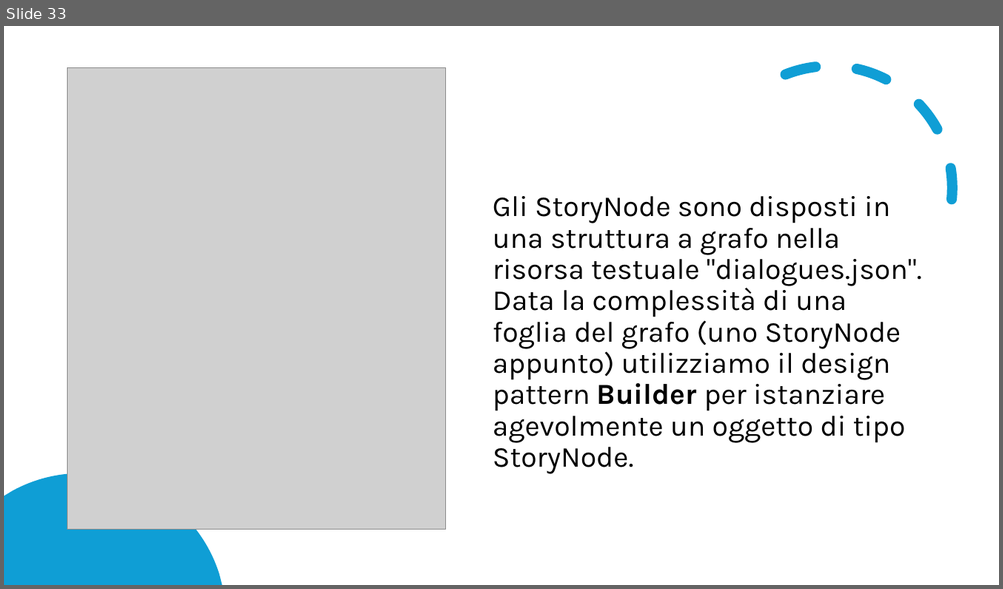
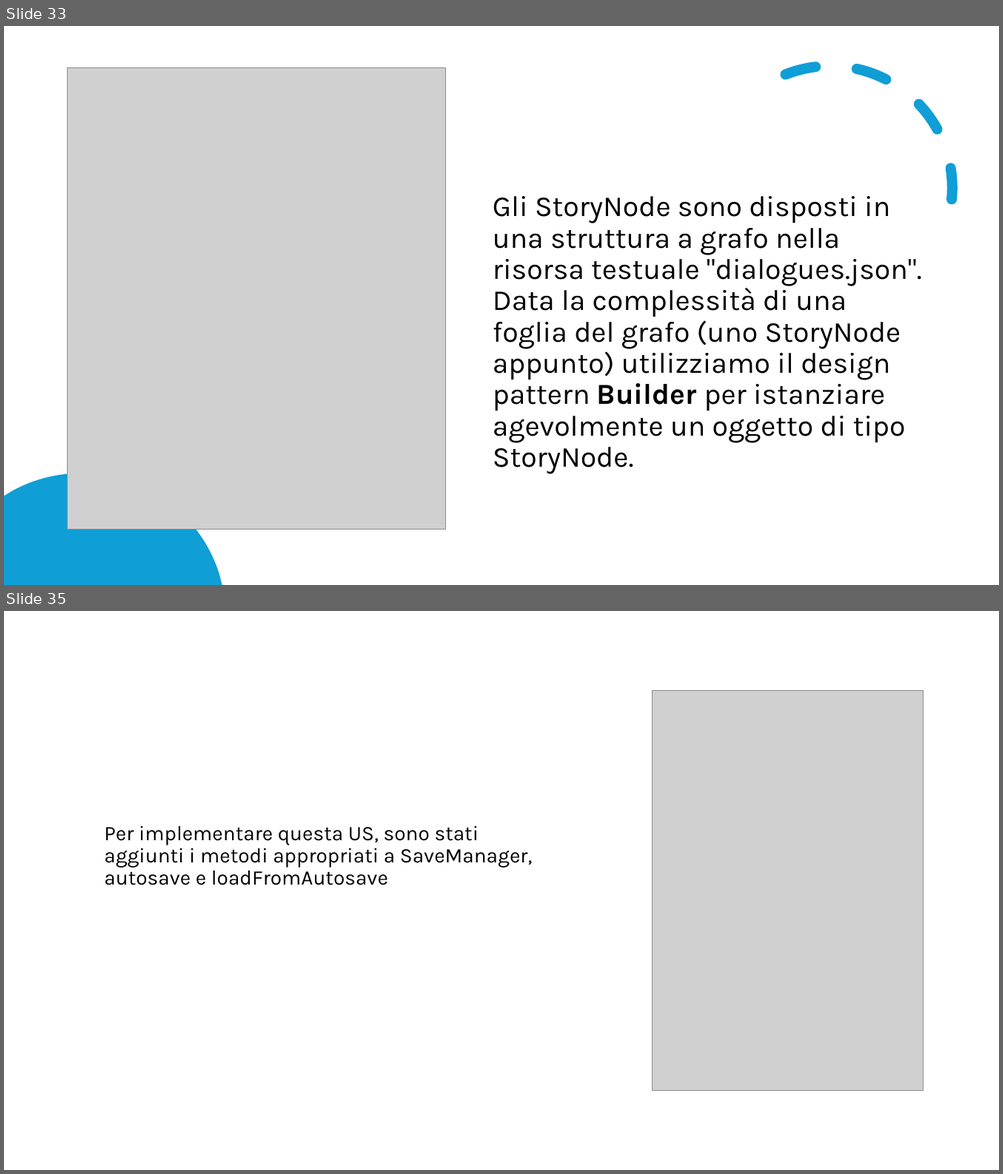
Before and after one commit to samMM-cs/iss-team2, a slide deck: Revisione.pptx. Shown one above the other, each under a label of ours: slide 33 before the commit, slides 33 and 35 after it; the slides between them are not shown. The pictures are 1003x589 and 1003x1174 pixels, drawn with LibreOffice and Linux fonts; fonts in the diff are those of the drawing; grey boxes stand for pictures. Boxes give left, top, right and bottom in pixels: in the first picture for what was removed or moved away, otherwise in the second. Text is boxed around its words. In the diff, an @@ line names an element or a change of style, - is before the commit and + after.

```diff
--- a/Revisione.pptx
+++ b/Revisione.pptx
@@ slide 35 added at <box>4,611,999,1170</box>, background #FFFFFF @@
@@ picture added at <box>652,690,923,1091</box> @@
@@ text added at <box>104,826,532,886</box>, 20 pt, text #000000 @@
+Per implementare questa US, sono stati aggiunti i metodi appropriati a SaveManager, autosave e loadFromAutosave
```
Also in this commit, not shown: 4 other slides added, 6 other files.
